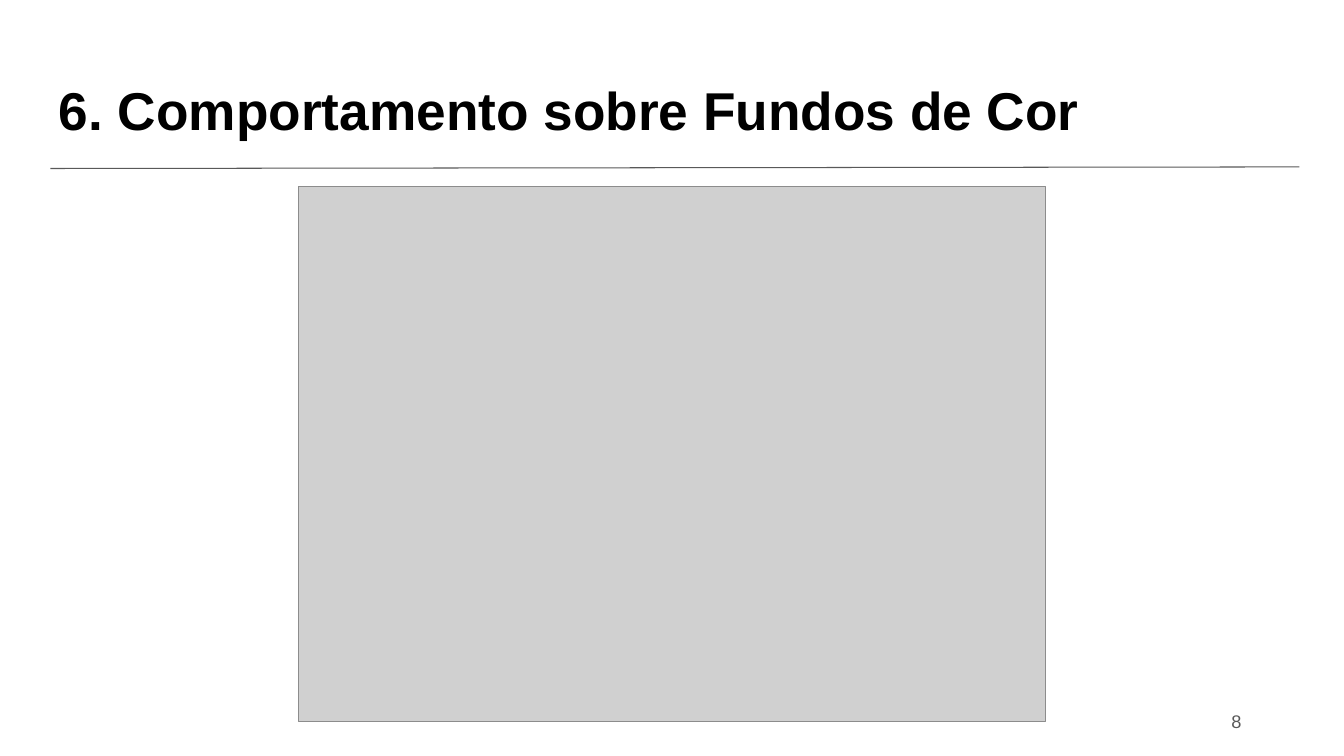
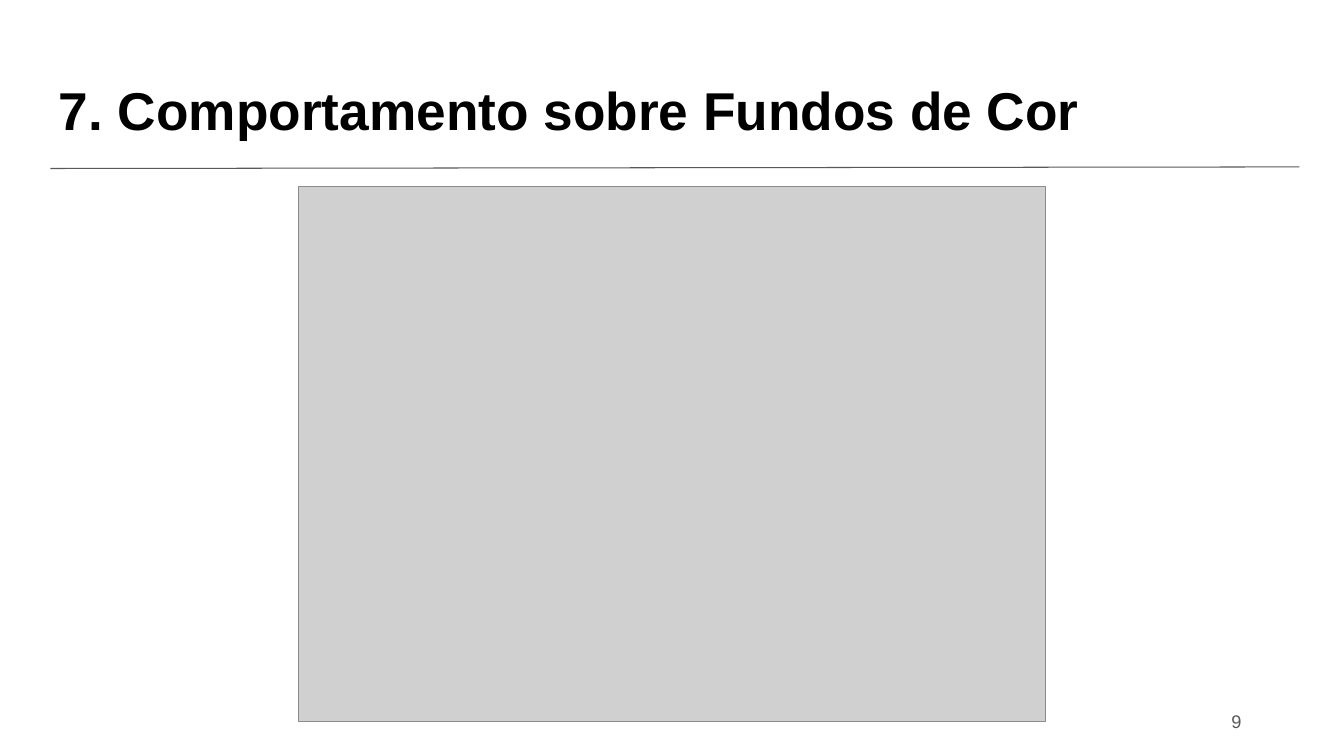
Before and after one commit to MarceloFerreira2231340/BeachTribe, a slide deck: slide 9 of BeachTribe-Entregas/BeachTribe-EntregaFinal/BeachTribe-Manual-Normas.pptx (slide 8 before the commit). Drawn at 1344x756 pixels with LibreOffice and Linux fonts; fonts in the diff are those of the drawing; grey boxes stand for pictures. Boxes give left, top, right and bottom in pixels: in the first picture for what was removed or moved away, otherwise in the second. Text is boxed around its words. In the diff, an @@ line names an element or a change of style, - is before the commit and + after.

```diff
--- a/BeachTribe-Entregas/BeachTribe-EntregaFinal/BeachTribe-Manual-Normas.pptx
+++ b/BeachTribe-Entregas/BeachTribe-EntregaFinal/BeachTribe-Manual-Normas.pptx
@@ title at (x1=59, y1=91, x2=1079, y2=140): text changed @@
-6. Comportamento sobre Fundos de Cor
+7. Comportamento sobre Fundos de Cor
@@ page number at (x1=1231, y1=715, x2=1241, y2=728): text changed @@
-8
+9
```
Also in this commit, not shown: 8 other slides changed, 1 slide added.
